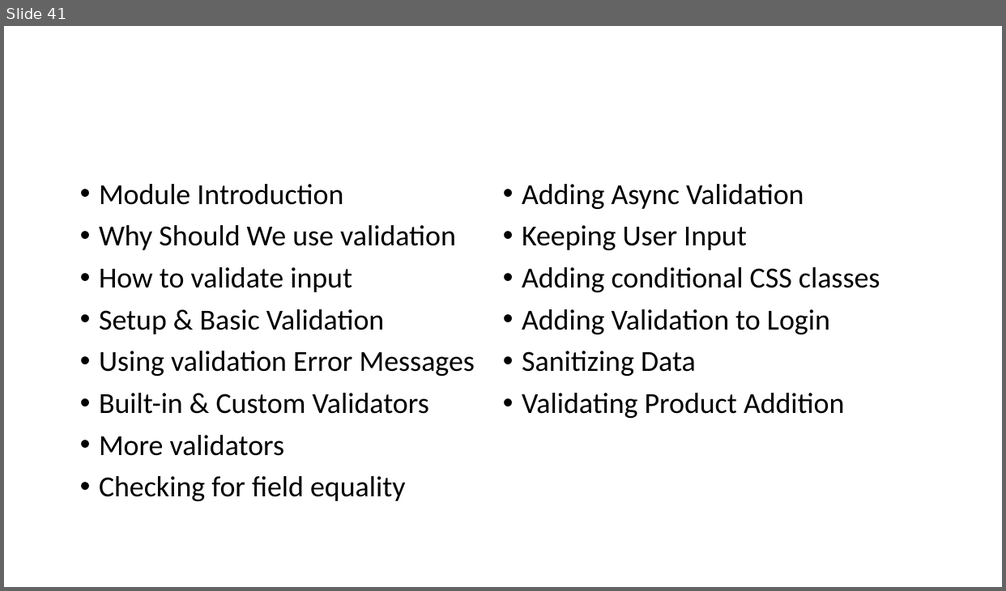
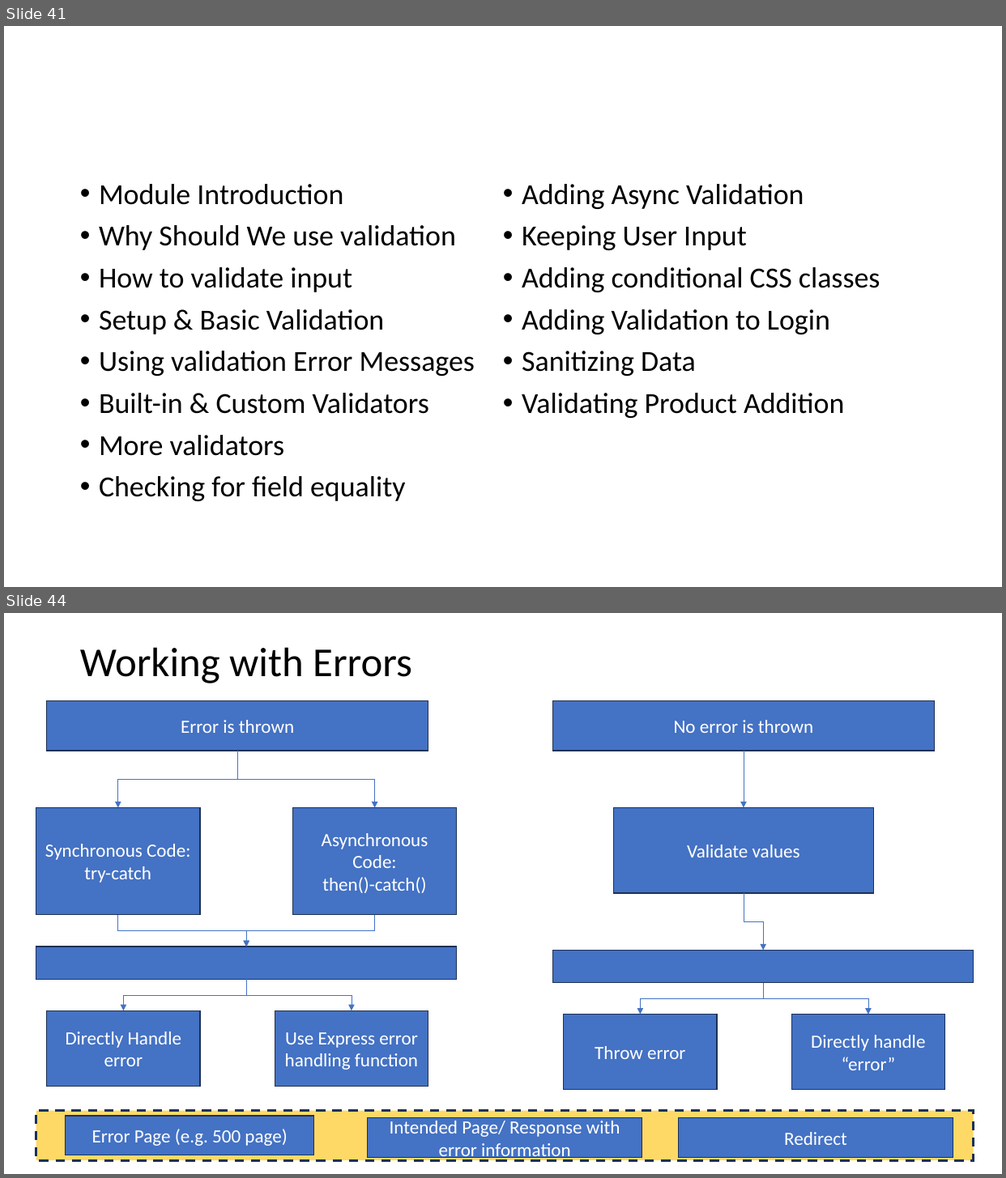
Before and after one commit to PiyushChaturvedii/Batch04, a slide deck: Database.pptx. Shown one above the other, each under a label of ours: slide 41 before the commit, slides 41 and 44 after it; the slides between them are not shown. The pictures are 1006x591 and 1006x1178 pixels, drawn with LibreOffice and Linux fonts; fonts in the diff are those of the drawing. Boxes give left, top, right and bottom in pixels: in the first picture for what was removed or moved away, otherwise in the second. Text is boxed around its words. In the diff, an @@ line names an element or a change of style, - is before the commit and + after.

Commit message:
Error Handling

```diff
--- a/Database.pptx
+++ b/Database.pptx
@@ slide 44 added at [4, 613, 1002, 1174], background #FFFFFF @@
@@ title added at [80, 647, 412, 683], 39.6 pt, text #000000 @@
+Working with Errors
@@ rectangle added at [47, 700, 428, 751], fill #4472C4, outline #1E3256 1 pt, 18 pt, text #FFFFFF @@
+Error is thrown
@@ rectangle added at [552, 700, 935, 751], fill #4472C4, outline #1E3256 1 pt, 18 pt, text #FFFFFF @@
+No error is thrown
@@ elbow arrow added from (237, 751) to (117, 807), #4472C4 0.5 pt @@
@@ elbow arrow added from (237, 751) to (374, 807), #4472C4 0.5 pt @@
@@ elbow arrow added from (744, 751) to (744, 807), #4472C4 0.5 pt @@
@@ rectangle added at [36, 807, 200, 914], fill #4472C4, outline #1E3256 1 pt, 18 pt, text #FFFFFF @@
+Synchronous Code:
+try-catch
@@ rectangle added at [293, 807, 457, 914], fill #4472C4, outline #1E3256 1 pt, 18 pt, text #FFFFFF @@
+Asynchronous Code:
+then()-catch()
@@ rectangle added at [613, 807, 874, 893], fill #4472C4, outline #1E3256 1 pt, 18 pt, text #FFFFFF @@
+Validate values
@@ elbow arrow added from (744, 894) to (763, 951), #4472C4 0.5 pt @@
@@ elbow arrow added from (117, 914) to (246, 947), #4472C4 0.5 pt @@
@@ elbow arrow added from (374, 914) to (246, 947), #4472C4 0.5 pt @@
@@ rectangle added at [36, 947, 457, 980], fill #4472C4, outline #1E3256 1 pt @@
@@ rectangle added at [552, 951, 974, 983], fill #4472C4, outline #1E3256 1 pt @@
@@ elbow arrow added from (246, 980) to (124, 1012), #4472C4 0.5 pt @@
@@ elbow arrow added from (246, 980) to (351, 1012), #4472C4 0.5 pt @@
@@ elbow arrow added from (763, 983) to (641, 1015), #4472C4 0.5 pt @@
@@ elbow arrow added from (763, 983) to (868, 1015), #4472C4 0.5 pt @@
@@ rectangle added at [47, 1012, 200, 1087], fill #4472C4, outline #1E3256 1 pt, 18 pt, text #FFFFFF @@
+Directly Handle error
@@ rectangle added at [275, 1012, 428, 1087], fill #4472C4, outline #1E3256 1 pt, 18 pt, text #FFFFFF @@
+Use Express error handling function
@@ rectangle added at [564, 1015, 718, 1091], fill #4472C4, outline #1E3256 1 pt, 18 pt, text #FFFFFF @@
+Throw error
@@ rectangle added at [791, 1015, 945, 1091], fill #4472C4, outline #1E3256 1 pt, 18 pt, text #FFFFFF @@
+Directly handle “error”
@@ rectangle added at [36, 1111, 974, 1161], fill #FFD966, outline #1E3256 2.25 pt dashed @@
@@ rectangle added at [66, 1116, 314, 1155], fill #4472C4, outline #1E3256 1 pt, 18 pt, text #FFFFFF @@
+Error Page (e.g. 500 page)
@@ rectangle added at [368, 1118, 642, 1157], fill #4472C4, outline #1E3256 1 pt, 18 pt, text #FFFFFF @@
+Intended Page/ Response with error information
@@ rectangle added at [679, 1118, 953, 1157], fill #4472C4, outline #1E3256 1 pt, 18 pt, text #FFFFFF @@
+Redirect
```
Also in this commit, not shown: 2 other slides added, 40 other files.
